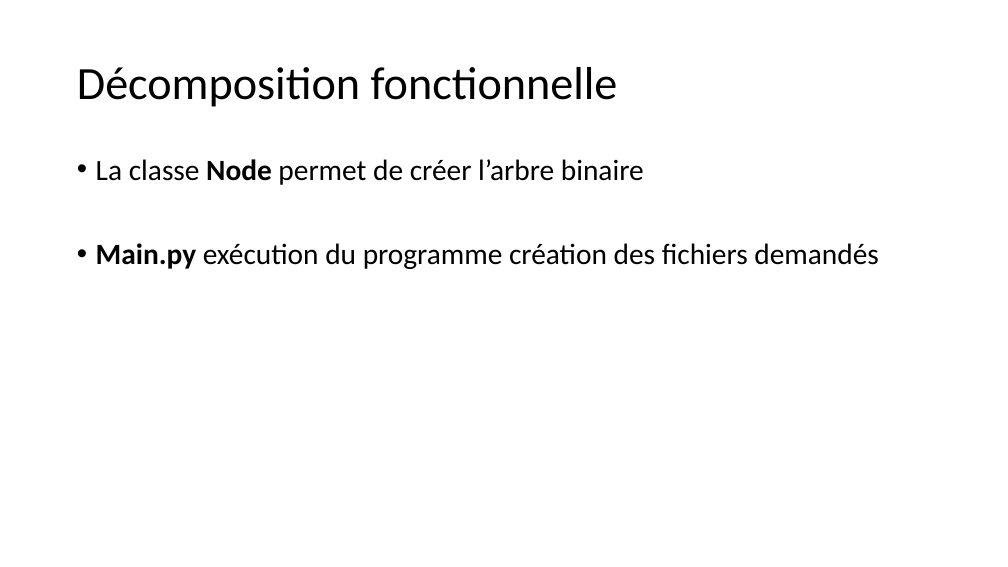
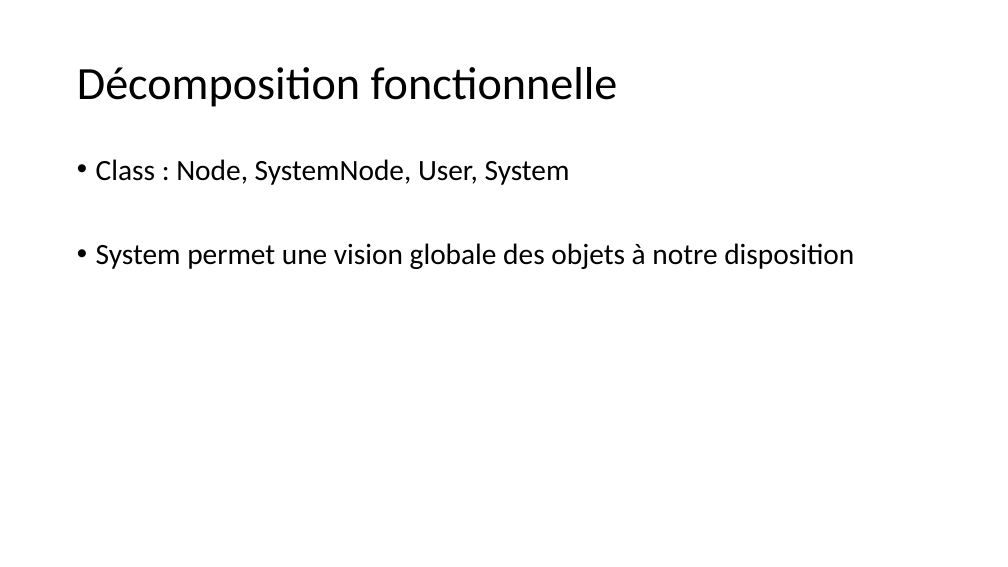
Before and after one commit to ArthurOnWeb/Stockage-de-donnees-personelles-PROJ631, a slide deck: slide 3 of Arthur_presentation_stockage.pptx. Drawn at 1008x567 pixels with LibreOffice and Linux fonts; fonts in the diff are those of the drawing; background and template pictures are left out. Boxes give left, top, right and bottom in pixels: in the first picture for what was removed or moved away, otherwise in the second. Text is boxed around its words. In the diff, an @@ line names an element or a change of style, - is before the commit and + after.

Commit message:
main fonctionel

```diff
--- a/Arthur_presentation_stockage.pptx
+++ b/Arthur_presentation_stockage.pptx
@@ text at (96,159,854,269): text changed @@
-• La classe Node permet de créer l’arbre binaire
-• Main.py exécution du programme création des fichiers demandés
+• Class : Node, SystemNode, User, System
+• System permet une vision globale des objets à notre disposition
```
Also in this commit, not shown: 2 other slides changed, 1 other file.
